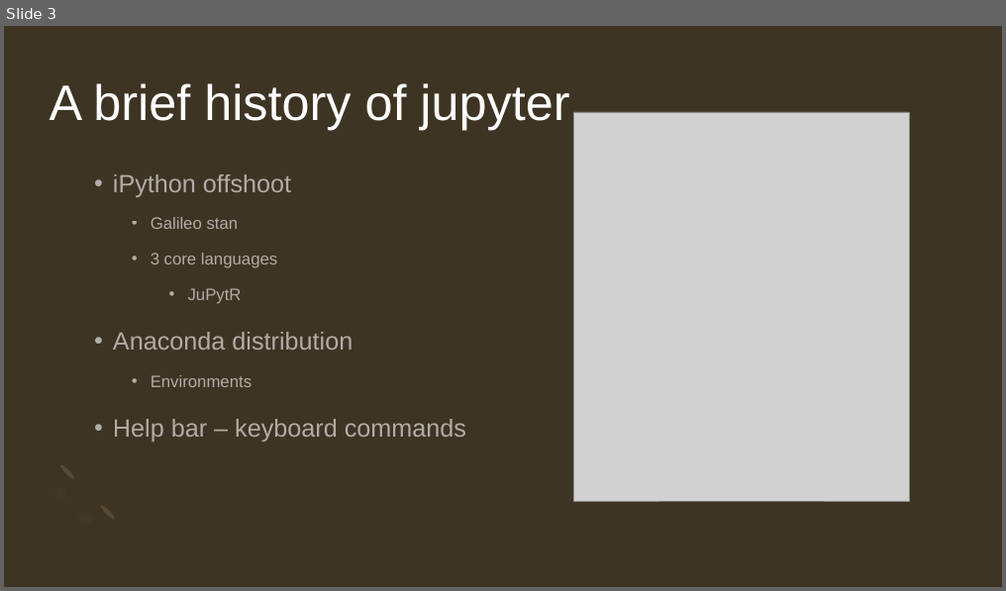
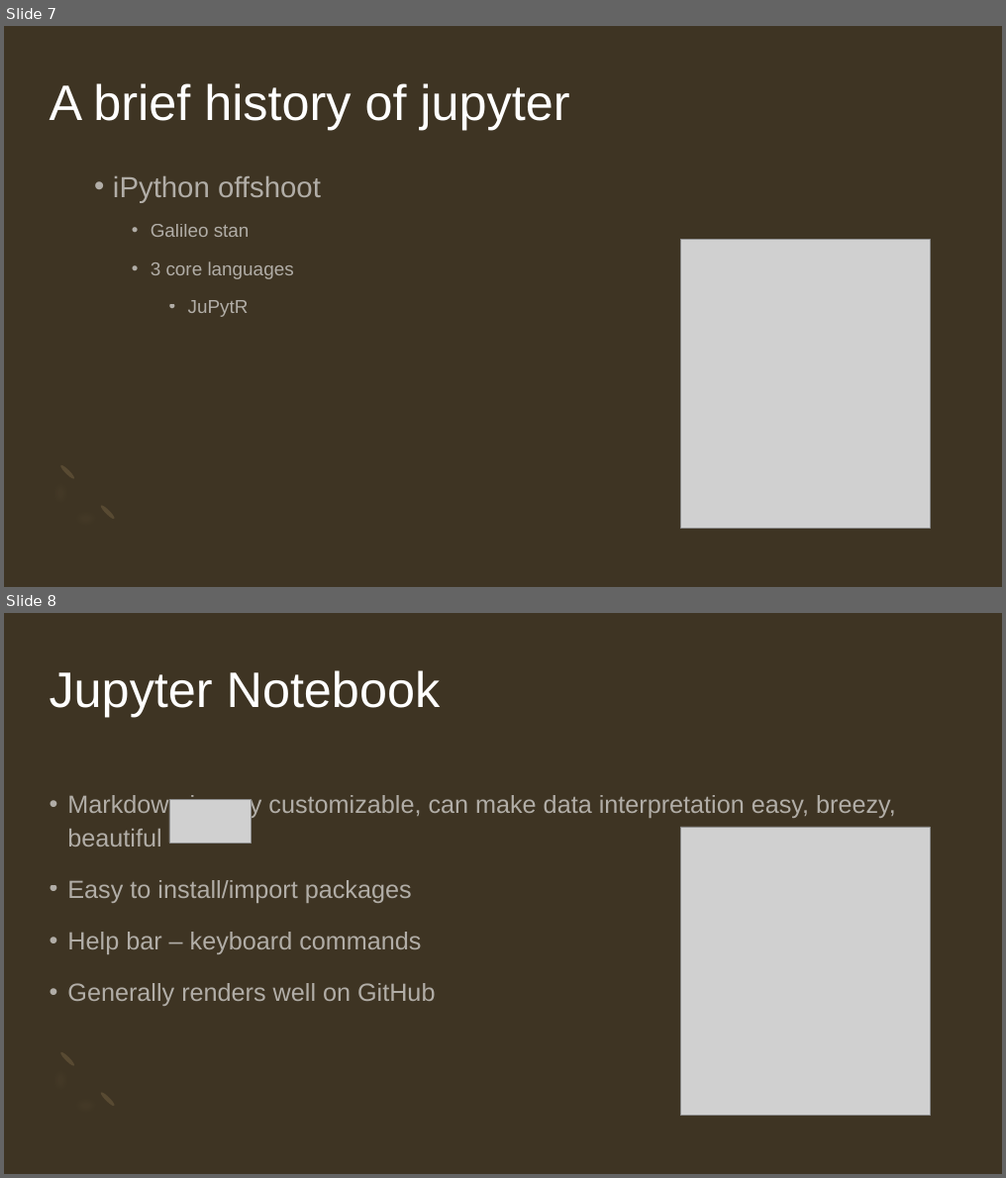
Before and after one commit to JoanneStasiak/JupyterNotebook, a slide deck: Github and jupyter.pptx. Shown one above the other, each under a label of ours: slide 3 before the commit, slides 7 and 8 after it. The pictures are 1006x591 and 1006x1178 pixels, drawn with LibreOffice and Linux fonts; fonts in the diff are those of the drawing; grey boxes stand for pictures. Boxes give left, top, right and bottom in pixels: in the first picture for what was removed or moved away, otherwise in the second. Text is boxed around its words. In the diff, an @@ line names an element or a change of style, - is before the commit and + after.

```diff
--- a/Github and jupyter.pptx
+++ b/Github and jupyter.pptx
@@ slide 8 added at box(4, 613, 1002, 1174), background #3E3423; not listed: 3 template elements that a slide beside it also shows @@
@@ title added at box(50, 670, 441, 717), 48 pt, text #FFFFFF @@
+Jupyter Notebook
@@ text added at box(67, 793, 896, 1006), 24 pt, text #FFFFFF at 60% opacity @@
+• Markdown is very customizable, can make data interpretation easy, breezy, beautiful
+• Easy to install/import packages
+• Help bar – keyboard commands
+• Generally renders well on GitHub
@@ picture added at box(169, 800, 252, 844) @@
@@ picture added at box(681, 827, 930, 1116) @@
@@ what was slide 3 is now slide 7 @@
@@ slide 7 changed as well @@
@@ text "iPython offshoot" at box(113, 175, 321, 317): size 24 to 28 pt in "iPython offshoot"; size 16 to 18 pt in "Galileo stan", "3 core languages", "JuPytR" @@
@@ picture: place and size @@
-picture at box(573, 112, 910, 501)
+picture at box(681, 240, 930, 528)
@@ text at box(113, 332, 466, 442): paragraphs removed @@
-• Anaconda distribution
-  • Environments
-• Help bar – keyboard commands
```
Also in this commit, not shown: 5 other slides changed, 2 other slides added, 1 slide removed.
